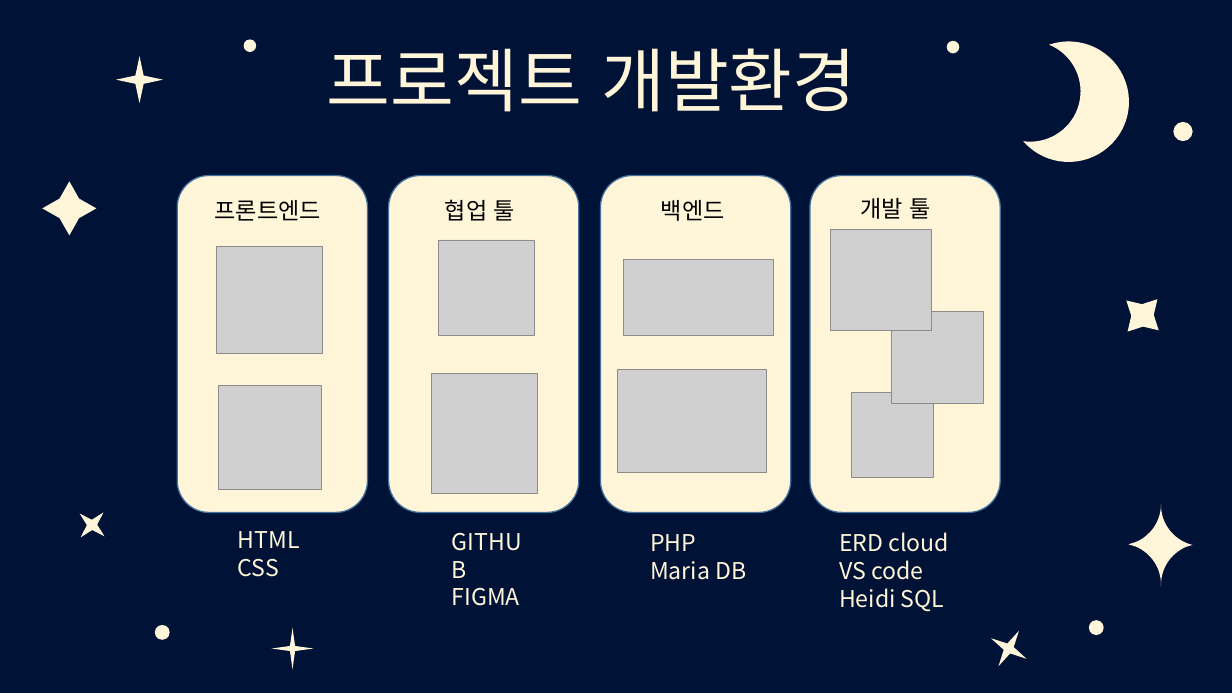
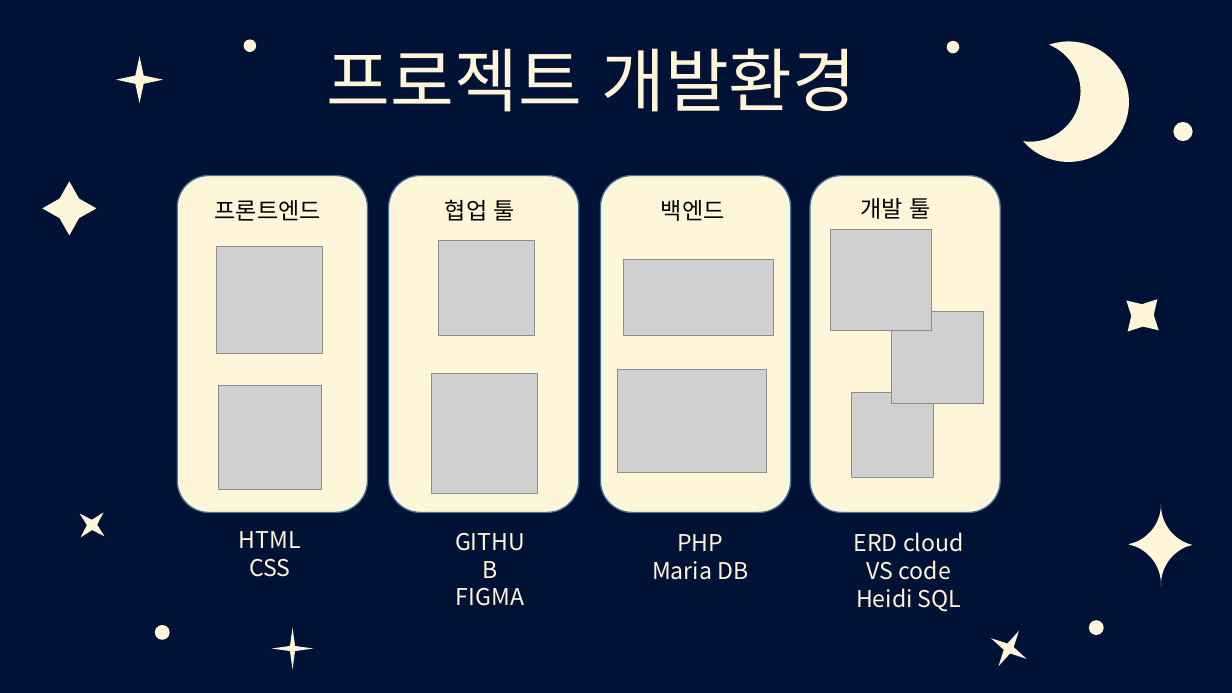
Before and after one commit to 0817php-404NFT/todolist, a slide deck: slide 5 of doc/꿀잠_todolist_ppt.pptx (slide 4 before the commit). Drawn at 1232x693 pixels with LibreOffice and Linux fonts; fonts in the diff are those of the drawing; grey boxes stand for pictures. Boxes give left, top, right and bottom in pixels: in the first picture for what was removed or moved away, otherwise in the second. Text is boxed around its words. In the diff, an @@ line names an element or a change of style, - is before the commit and + after.

Commit message:
ppt

```diff
--- a/doc/꿀잠_todolist_ppt.pptx
+++ b/doc/꿀잠_todolist_ppt.pptx
@@ alignment left to centre in 4 elements at (239, 531, 301, 577), (456, 587, 524, 606), (652, 534, 748, 580), (854, 532, 964, 612) @@
```
Also in this commit, not shown: 1 slide added.
